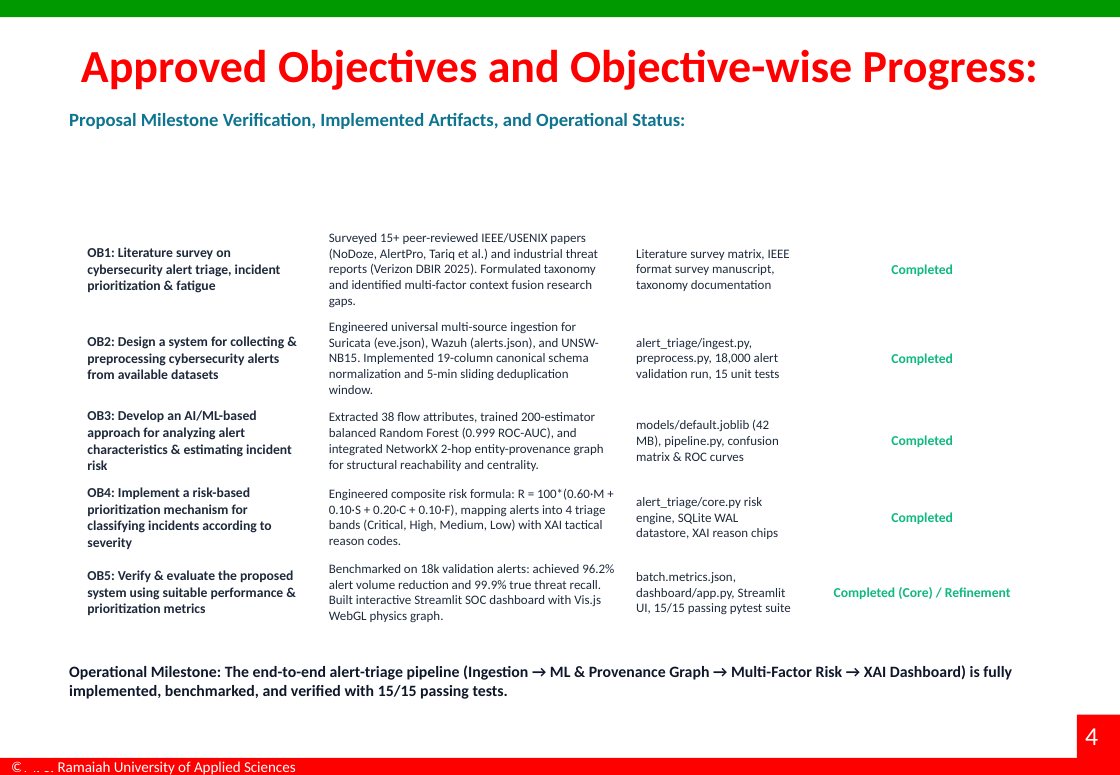
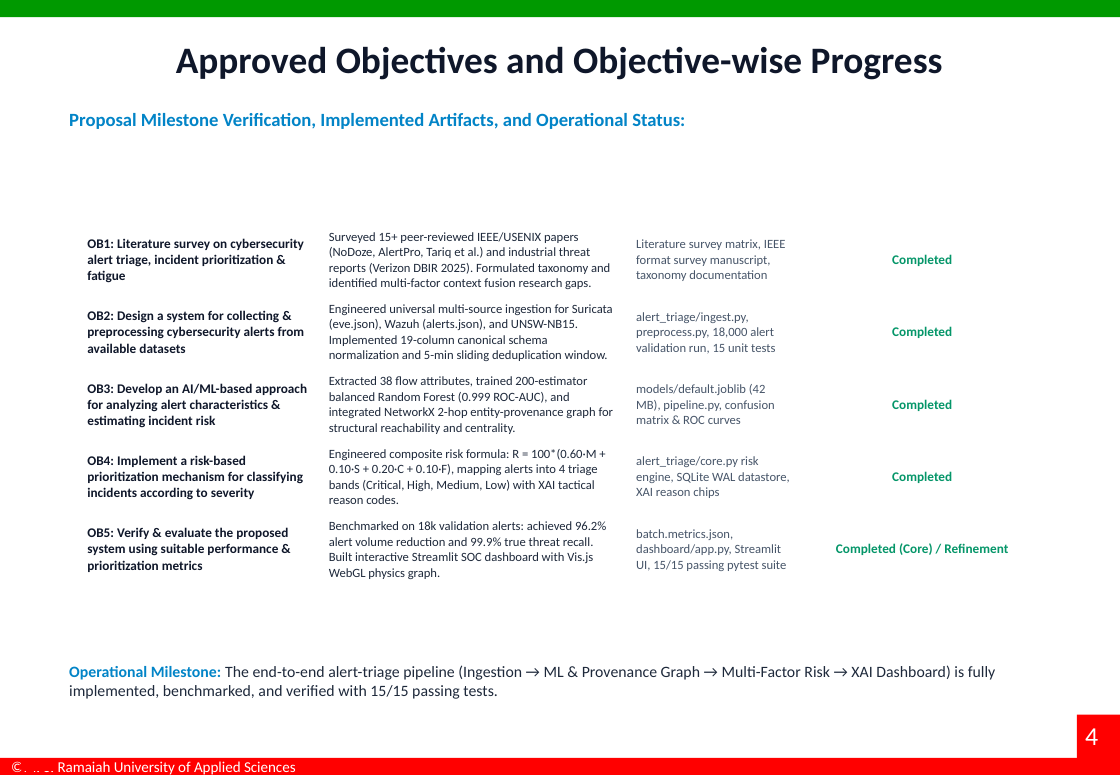
Before and after one commit to Alchemist-2905/Alert-triage, a slide deck: slide 4 of docs/Interim_Project_Presentation_TeamAlpha.pptx. Drawn at 1120x775 pixels with LibreOffice and Linux fonts; fonts in the diff are those of the drawing; background and template pictures are left out. Boxes give left, top, right and bottom in pixels: in the first picture for what was removed or moved away, otherwise in the second. Text is boxed around its words. In the diff, an @@ line names an element or a change of style, - is before the commit and + after.

Commit message:
docs: standardize all presentation fonts to Calibri with strict hierarchy

```diff
--- a/docs/Interim_Project_Presentation_TeamAlpha.pptx
+++ b/docs/Interim_Project_Presentation_TeamAlpha.pptx
@@ title at (176,46,943,80): text changed; size 32 to 26 pt; text colour #FF0000 to #0F172A @@
-Approved Objectives and Objective-wise Progress:
+Approved Objectives and Objective-wise Progress
@@ text "Proposal Milestone Verification, Implemented Artifacts, ..." at (69,113,685,129): text colour #0E7490 to #0284C7; more space between paragraphs @@
@@ table at (77,195,1043,658) @@
@@ size 11 to 10.5 pt in "Approved Objective", "Work Completed", "Evidence & Artifacts", "Status" @@
@@ size 9.5 to 9.2 pt in "OB1: Literature survey on cybersecurity alert triage, ...", "Completed", "OB2: Design a system for collecting & ...", "Completed" and 6 more places @@
@@ text colour #1E293B to #0F172A in "OB1: Literature survey on cybersecurity alert triage, ...", "OB2: Design a system for collecting & ...", "OB3: Develop an AI/ML-based approach for analyzing ...", "OB4: Implement a risk-based prioritization mechanism for ..." and 1 more places @@
@@ size 9 to 8.8 pt in "Surveyed 15+ peer-reviewed IEEE/USENIX papers (NoDoze, Alert ...", "Literature survey matrix, IEEE format survey manuscript, ...", "Engineered universal multi-source ingestion for Suricata (ev ...", "alert_triage/ingest.py, preprocess.py, 18,000 alert validati ..." and 6 more places @@
@@ text colour #1E293B to #475569 in "Literature survey matrix, IEEE format survey manuscript, ...", "alert_triage/ingest.py, preprocess.py, 18,000 alert validati ...", "models/default.joblib (42 MB), pipeline.py, confusion matrix ...", "alert_triage/core.py risk engine, SQLite WAL datastore, XAI ..." and 1 more places @@
@@ text colour #10B981 to #059669 in "Completed", "Completed", "Completed", "Completed" and 1 more places @@
@@ text "Operational Milestone: The end-to-end alert-triage ..." at (69,665,996,699): text colour #0F172A to #0284C7 in "Operational Milestone:"; text colour #0F172A to #1E293B, bold off in "The end-to-end alert-triage pipeline (Ingestion → ML ..." @@
```
Also in this commit, not shown: 16 other slides changed.
